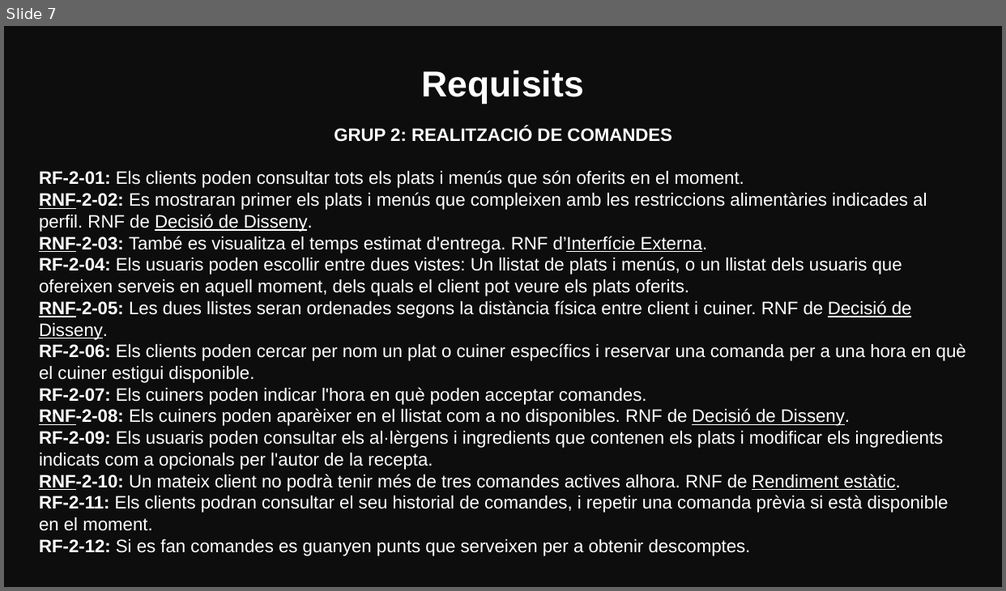
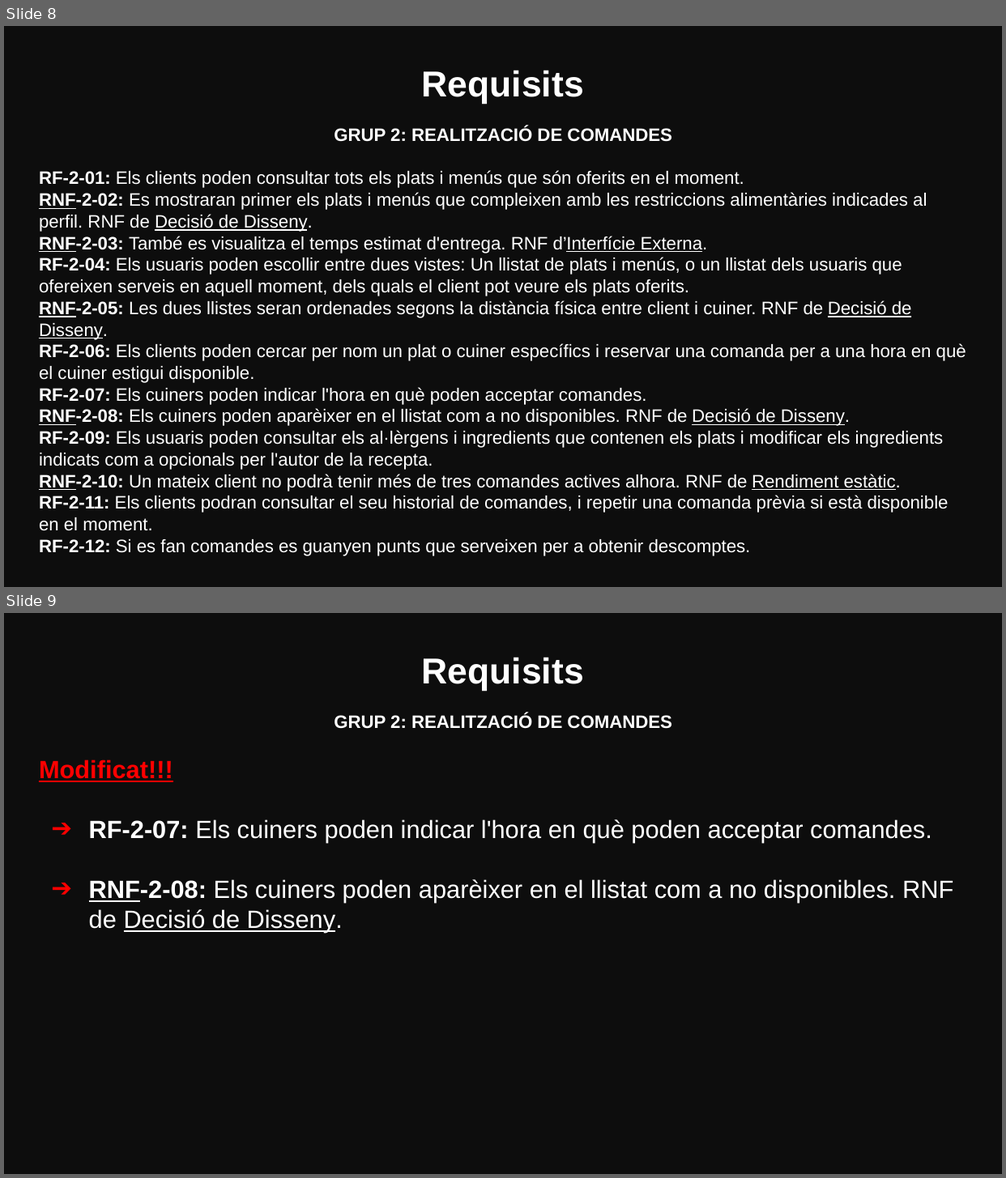
Before and after one commit to marinamceb/ES26UAB-431-05, a slide deck: Documents/Sprint_Reviews/Sprint_Review01.pptx. Shown one above the other, each under a label of ours: slide 7 before the commit, slides 8 and 9 after it. The pictures are 1006x591 and 1006x1178 pixels, drawn with LibreOffice and Linux fonts; fonts in the diff are those of the drawing. Boxes give left, top, right and bottom in pixels: in the first picture for what was removed or moved away, otherwise in the second. Text is boxed around its words. In the diff, an @@ line names an element or a change of style, - is before the commit and + after.

```diff
--- a/Documents/Sprint_Reviews/Sprint_Review01.pptx
+++ b/Documents/Sprint_Reviews/Sprint_Review01.pptx
@@ slide 9 added at (4, 613, 1002, 1174), background #0D0D0D @@
@@ title added at (422, 657, 584, 691), 26 pt, text #FFFFFF, bold @@
+Requisits
@@ text added at (39, 713, 953, 932), 18 pt, text #FFFFFF @@
+GRUP 2: REALITZACIÓ DE COMANDES
+Modificat!!!
+➔ RF-2-07: Els cuiners poden indicar l'hora en què poden acceptar comandes.
+➔ RNF-2-08: Els cuiners poden aparèixer en el llistat com a no disponibles. RNF de Decisió de Disseny.
@@ what was slide 7 is now slide 8 @@
```
Also in this commit, not shown: 7 slides changed, 1 other slide added, 1 other file.
